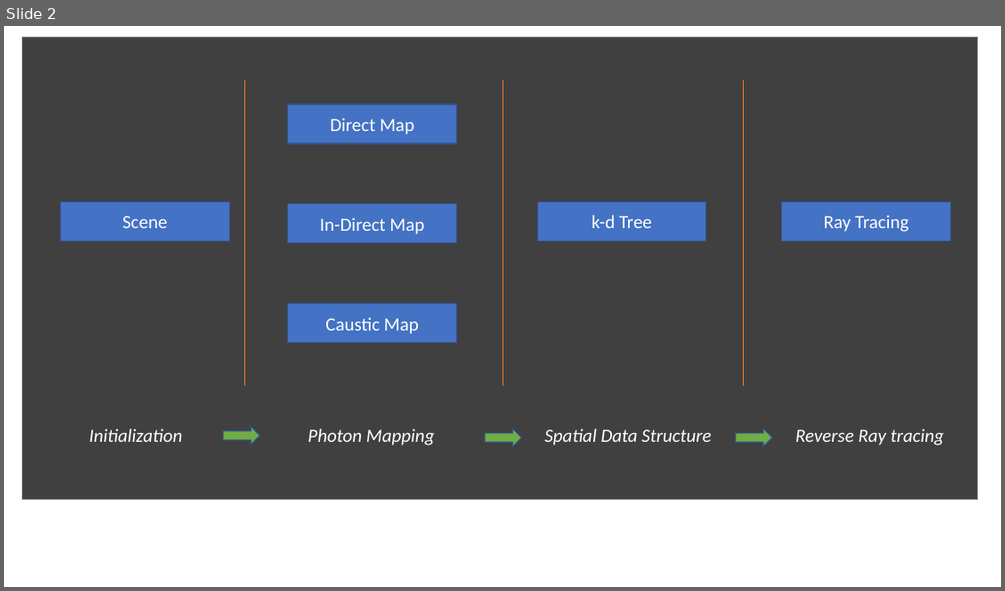
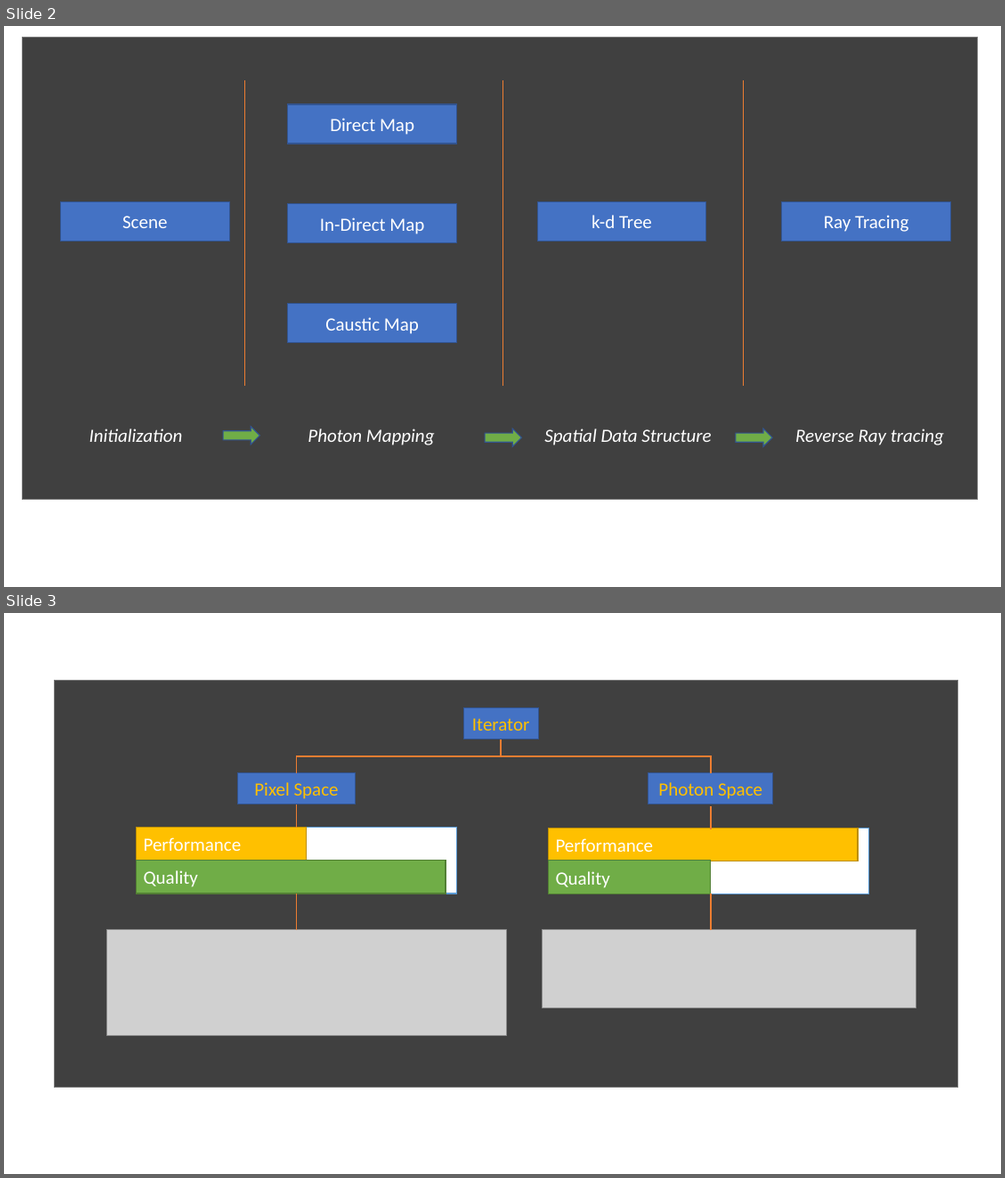
Before and after one commit to ananthaks/DXR-PhotonMapper, a slide deck: Docs/images/New Microsoft PowerPoint Presentation.pptx. Shown one above the other, each under a label of ours: slide 2 before the commit, slides 2 and 3 after it. The pictures are 1005x591 and 1005x1178 pixels, drawn with LibreOffice and Linux fonts; fonts in the diff are those of the drawing; grey boxes stand for pictures. Boxes give left, top, right and bottom in pixels: in the first picture for what was removed or moved away, otherwise in the second. Text is boxed around its words. In the diff, an @@ line names an element or a change of style, - is before the commit and + after.

```diff
--- a/Docs/images/New Microsoft PowerPoint Presentation.pptx
+++ b/Docs/images/New Microsoft PowerPoint Presentation.pptx
@@ slide 3 added at (x1=4, y1=613, x2=1001, y2=1174), background #FFFFFF @@
@@ group added at (x1=54, y1=681, x2=957, y2=1087): 10 rectangles, 4 lines, 2 elbow lines, 2 pictures @@
+Iterator
+Pixel Space
+Photon Space
+Performance
+Quality
+Performance
+Quality
```
Also in this commit, not shown: 9 other files.
